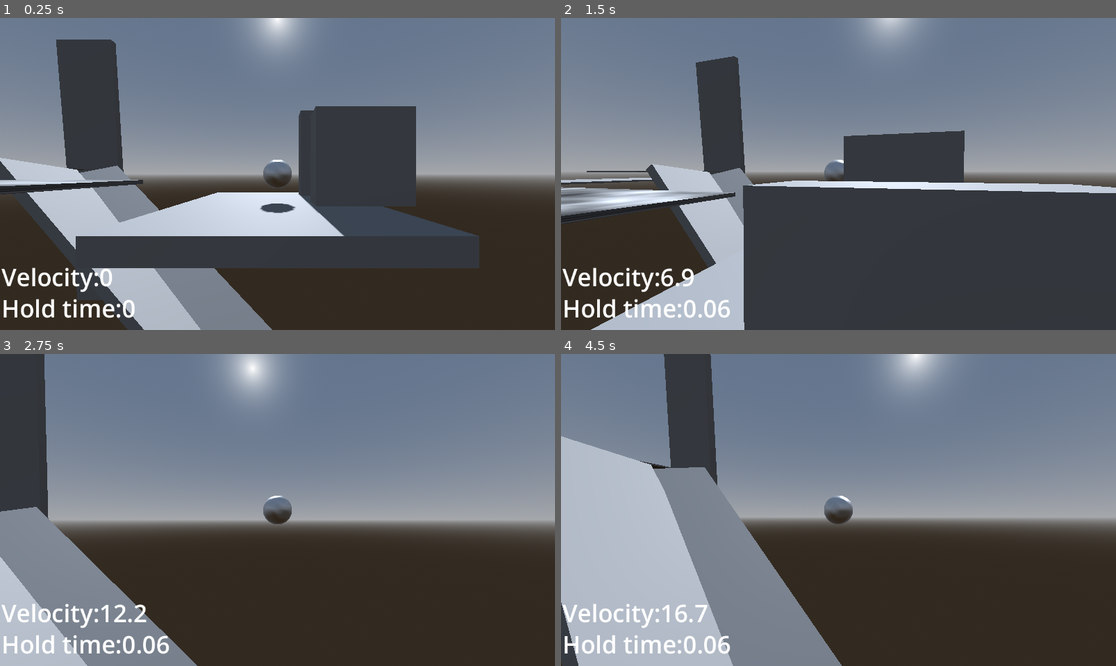
Above: before the commit, frames 1-4 (two rows, left to right).
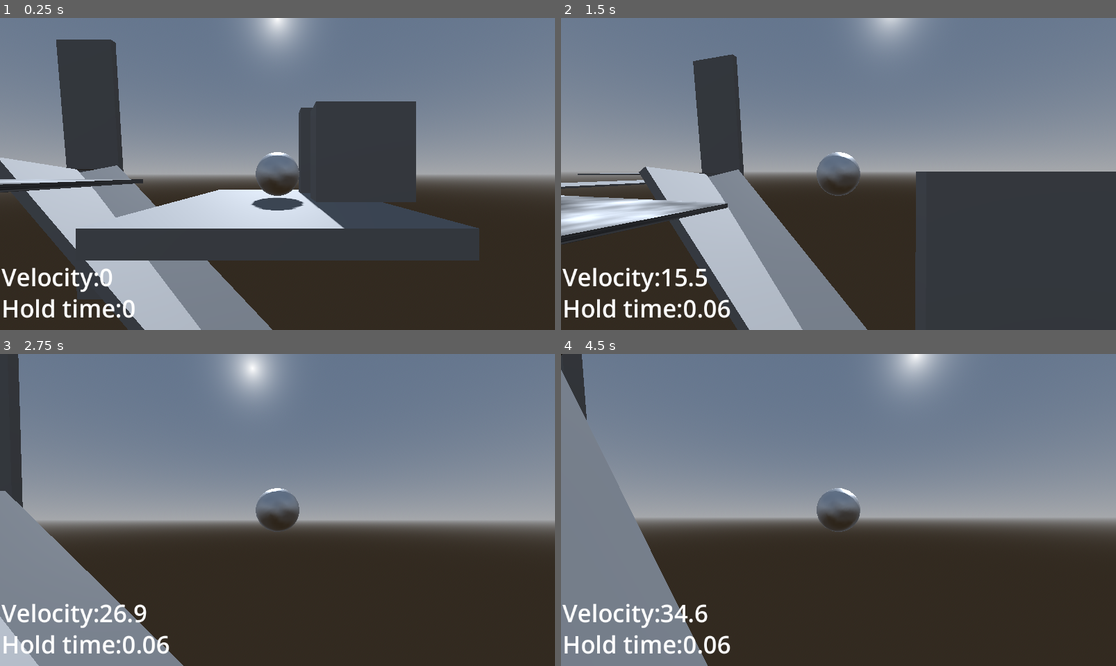
Above: after the commit, the same moments.

Repository: kylekrause3/godotballgame
Game: Godot game, scene res://Levels/Scene 1.tscn
Two runs of this game, one before a commit and one after it. Both use one fixed random seed, a clock stepped at 60 frames per second and the inputs below.
Inputs (mouse positions are in pixels of both pictures, inside the frame that each line leads up to):
- Up to frame 1 (0.25 s): no input
- Up to frame 2 (1.5 s): tap Enter at 0.5 s; move the mouse to (866, 174) at 0.52 s; hold Shift (sprint) 0.53-1.28 s; hold W (up) from 0.53 s (still down); click (866, 174) at 0.67 s; tap Space (jump) at 0.77, 0.8, 1.07, 1.35 s; move the mouse to (810, 174) at 1.27 s
- Up to frame 3 (2.75 s): keep holding W (up); tap Space (jump) at 1.52, 1.82, 2.3 s; tap Shift (sprint) at 1.55 s; move the mouse to (288, 503) at 2.02 s; hold Shift (sprint) from 2.03 s (still down)
- Up to frame 4 (4.5 s): keep holding W (up); move the mouse to (832, 516) at 2.77 s; release Shift (sprint) at 2.78 s; tap Shift (sprint) at 2.85, 4.35 s; click (832, 516) at 2.92 s; tap Space (jump) at 3.02, 3.32 s; move the mouse to (877, 513) at 3.52 s; hold Space (jump) 3.53-4.28 s; move the mouse to (794, 506) at 4.27 s

The runs differ from the first frame. In frame 1, 5.1% of the frame differs, in the area x 0-87%, y 7-100%; in frame 2, 26%; in frame 3, 6.3%; in frame 4, 27%, in the area x 0-54%, y 0-100%.

Commit message:
continuous CD, better groundcheck, tuned controls

Diff:
--- a/GroundCheck.gd
+++ b/GroundCheck.gd
@@ -6,13 +6,13 @@
 
 func _process(_delta):
 	self.position.x = target.position.x
-	self.position.y = target.position.y + y_offset
+	self.position.y = target.position.y
 	self.position.z = target.position.z
 
 
 func _on_body_entered(body):
-	target.set_grounded(true, body)
+	target.add_ground()
 
 
 func _on_body_exited(body):
-	target.set_grounded(false, body)
+	target.remove_ground()
--- a/Levels/Scene 1.tscn
+++ b/Levels/Scene 1.tscn
@@ -38,23 +38,14 @@
 
 [node name="World" parent="." instance=ExtResource("1_n61jw")]
 
-[node name="CSGBox3D" type="CSGBox3D" parent="World"]
+[node name="Floor" type="CSGBox3D" parent="World"]
 transform = Transform3D(100, 0, 0, 0, 1, 0, 0, 0, 100, 0, 0, 0)
 material = SubResource("StandardMaterial3D_ep2xj")
 
-[node name="StaticBody3D" type="StaticBody3D" parent="World/CSGBox3D"]
-collision_mask = 0
-
-[node name="CollisionShape3D" type="CollisionShape3D" parent="World/CSGBox3D/StaticBody3D"]
-shape = SubResource("BoxShape3D_tf7e4")
-
-[node name="CSGBox3D2" type="CSGBox3D" parent="World"]
-transform = Transform3D(100, 0, 0, 0, 1, 0, 0, 0, 100, 0, 0, 0)
-
-[node name="StaticBody3D" type="StaticBody3D" parent="World/CSGBox3D2"]
-collision_mask = 0
-
-[node name="CollisionShape3D" type="CollisionShape3D" parent="World/CSGBox3D2/StaticBody3D"]
+[node name="StaticBody3D" type="StaticBody3D" parent="World/Floor"]
+collision_mask = 0
+
+[node name="CollisionShape3D" type="CollisionShape3D" parent="World/Floor/StaticBody3D"]
 shape = SubResource("BoxShape3D_tf7e4")
 
 [node name="camera raycast test zone" type="Node" parent="World"]
@@ -145,6 +136,42 @@
 collision_mask = 0
 size = Vector3(2.06059, 3.88779, 2.22914)
 
+[node name="CSGBox3D10" type="CSGBox3D" parent="World/camera raycast test zone"]
+transform = Transform3D(20, 0, 0, 0, 1, 0, 0, 0, 1, 90.9769, -0.00426829, 52.5885)
+use_collision = true
+collision_mask = 0
+size = Vector3(6.12235, 1, 5.50475)
+
+[node name="CSGBox3D11" type="CSGBox3D" parent="World/camera raycast test zone"]
+transform = Transform3D(20, 0, 0, 0, 1, 0, 0, 0, 1, 90.9769, -0.158992, 57.4713)
+use_collision = true
+collision_mask = 0
+size = Vector3(6.12235, 0.690552, 5.50475)
+
+[node name="CSGBox3D12" type="CSGBox3D" parent="World/camera raycast test zone"]
+transform = Transform3D(20, 0, 0, 0, 1, 0, 0, 0, 1, 90.9769, -0.285305, 62.7496)
+use_collision = true
+collision_mask = 0
+size = Vector3(6.12235, 0.437927, 5.50475)
+
+[node name="Label3D2" type="Label3D" parent="World/camera raycast test zone"]
+transform = Transform3D(-0.999968, 0, 0.00804598, 0, 1, 0, -0.00804598, 0, -0.999968, 46.9019, 0.890733, 64.6987)
+pixel_size = 0.02
+text = "0.438m thick
+"
+
+[node name="CSGBox3D13" type="CSGBox3D" parent="World/camera raycast test zone"]
+transform = Transform3D(20, 0, 0, 0, 1, 0, 0, 0, 1, 90.9769, -0.385997, 68.0909)
+use_collision = true
+collision_mask = 0
+size = Vector3(6.122, 0.2, 5.505)
+
+[node name="Label3D" type="Label3D" parent="World/camera raycast test zone"]
+transform = Transform3D(-0.999968, 0, 0.00804598, 0, 1, 0, -0.00804598, 0, -0.999968, 38.3205, 0.260198, 70.019)
+pixel_size = 0.02
+text = "0.02 m thick, ground collider has 0.02 m margin (this shouldnt work)
+"
+
 [node name="jump height test zone" type="Node" parent="World"]
 
 [node name="SPAWN_jump" type="Node3D" parent="World/jump height test zone" node_paths=PackedStringArray("player")]
--- a/player.tscn
+++ b/player.tscn
@@ -4,7 +4,8 @@
 [ext_resource type="Script" path="res://CameraFollow.gd" id="2_awyvt"]
 [ext_resource type="Script" path="res://GroundCheck.gd" id="3_nf08y"]
 
-[sub_resource type="BoxShape3D" id="BoxShape3D_rccep"]
+[sub_resource type="SphereShape3D" id="SphereShape3D_6on4h"]
+radius = 1.25
 
 [sub_resource type="LabelSettings" id="LabelSettings_7d5wp"]
 font_size = 50
@@ -12,6 +13,7 @@
 [node name="Player" type="Node3D"]
 
 [node name="RBPlayer" parent="." node_paths=PackedStringArray("velocity_label", "jumptime_label") instance=ExtResource("1_at6da")]
+gravity_scale = 2.0
 velocity_label = NodePath("../Velocity")
 jumptime_label = NodePath("../jumptime")
 
@@ -28,13 +30,13 @@
 target_position = Vector3(0, 0, 1)
 
 [node name="GroundCheck" type="Area3D" parent="." node_paths=PackedStringArray("target")]
-transform = Transform3D(1, 0, 0, 0, 1, 0, 0, 0, 1, 0, -0.5, 0)
 collision_layer = 0
 script = ExtResource("3_nf08y")
 target = NodePath("../RBPlayer")
 
 [node name="GroundCollider" type="CollisionShape3D" parent="GroundCheck"]
-shape = SubResource("BoxShape3D_rccep")
+transform = Transform3D(1, 0, 0, 0, 1, 0, 0, 0, 1, 0, -0.8, 0)
+shape = SubResource("SphereShape3D_6on4h")
 
 [node name="Velocity" type="Label" parent="."]
 anchors_preset = -1
@@ -68,5 +70,7 @@
 horizontal_alignment = 2
 vertical_alignment = 1
 
+[connection signal="area_entered" from="GroundCheck" to="GroundCheck" method="_on_area_entered"]
+[connection signal="area_exited" from="GroundCheck" to="GroundCheck" method="_on_area_exited"]
 [connection signal="body_entered" from="GroundCheck" to="GroundCheck" method="_on_body_entered"]
 [connection signal="body_exited" from="GroundCheck" to="GroundCheck" method="_on_body_exited"]
--- a/player_movement.gd
+++ b/player_movement.gd
@@ -4,10 +4,11 @@
 
 var move_input : Vector2
 
-@export var base_speed : float = 25
+@export var base_speed : float = 55
 @export var max_velocity : float = 40
-@export var jump_velocity : float = 10.0
-@export var sprint_speed : float = 35
+@export var jump_velocity : float = 15
+@export var jump_held_max_secs : float = 0.4
+@export var sprint_speed : float = 75
 @export var velocity_label : Label
 @export var jumptime_label : Label
 
@@ -27,8 +28,10 @@
 
 var jump_held : bool = false
 var jump_held_time : float = 0
-var jump_held_max_secs : float = 0.35
+
 var display_jumptime : float = 0
+
+var ground_bodies : int = 0
 
 func _ready():
 	pass
@@ -41,17 +44,23 @@
 	dir += move_input.x * Vector3.RIGHT
 	dir += move_input.y * Vector3.FORWARD
 	dir = dir.rotated(Vector3(0, 1, 0), deg_to_rad(local_rotation)) # rotate wish dir by camera location
+	dir = dir.normalized()
 
+	var brake_help : float = 1.0
+	# dot product between normalized wish direction and velocity direction for braking
+	var amount_forward = dir.dot(Vector3(linear_velocity.x, 0, linear_velocity.z).normalized())
+	if amount_forward < 0: # if we are trying to slow the ball down
+		brake_help = 1 + abs(amount_forward)
 	applied_speed = base_speed
 	if Input.is_action_pressed("sprint"):
 		applied_speed = sprint_speed
 
 	velocity = dir * applied_speed
-	if xz_velocity < max_velocity:
+	if xz_velocity < max_velocity: # else, just apply steering (no steering currently if greater than max velo)
 		if is_on_floor:
-			apply_central_force(velocity)
+			apply_central_force(velocity * brake_help)
 		else:
-			apply_central_force(velocity / 3)
+			apply_central_force((velocity * brake_help) / 3)
 
 	if Input.is_action_just_pressed("jump") and is_on_floor:
 		is_on_floor = false
@@ -118,6 +127,12 @@
 		local_rotation += 360
 
 
-func set_grounded(condition : bool, _body : Node) -> void:
-	is_on_floor = condition
+func add_ground() -> void:
+	ground_bodies += 1
+	is_on_floor = true
+
+
+func remove_ground() -> void:
+	ground_bodies -= 1
+	is_on_floor = ground_bodies > 0
 # https://github.com/Chevifier/Rigid-Body-FPS-Controller-Tutorial/blob/main/RBPlayer.gd
--- a/rb_player.tscn
+++ b/rb_player.tscn
@@ -28,16 +28,15 @@
 
 [node name="RBPlayer" type="RigidBody3D"]
 collision_layer = 2
+continuous_cd = true
 script = ExtResource("1_lveuj")
 
 [node name="CSGSphere3D" type="CSGSphere3D" parent="."]
-radius = 1.0
+radius = 1.5
 radial_segments = 24
 rings = 24
 material = SubResource("StandardMaterial3D_pkxn2")
 
 [node name="CollisionShape3D" type="CollisionShape3D" parent="."]
-transform = Transform3D(2, 0, 0, 0, 2, 0, 0, 0, 2, 0, 0, 0)
+transform = Transform3D(3, 0, 0, 0, 3, 0, 0, 0, 3, 0, 0, 0)
 shape = SubResource("SphereShape3D_kb1ol")
-
-[node name="Forward" type="Node3D" parent="."]
